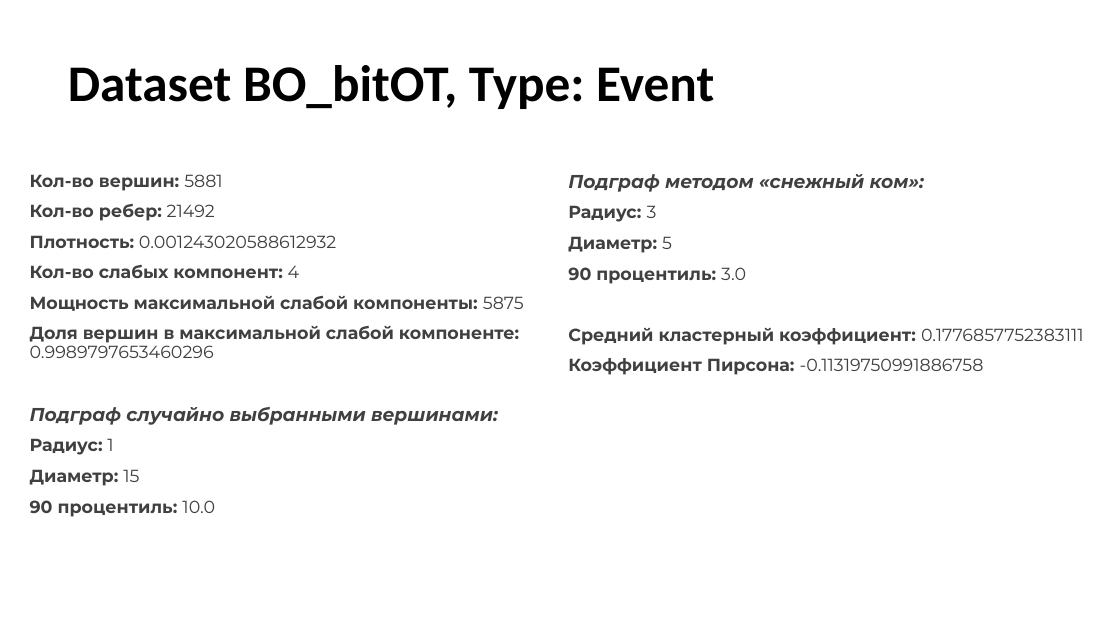
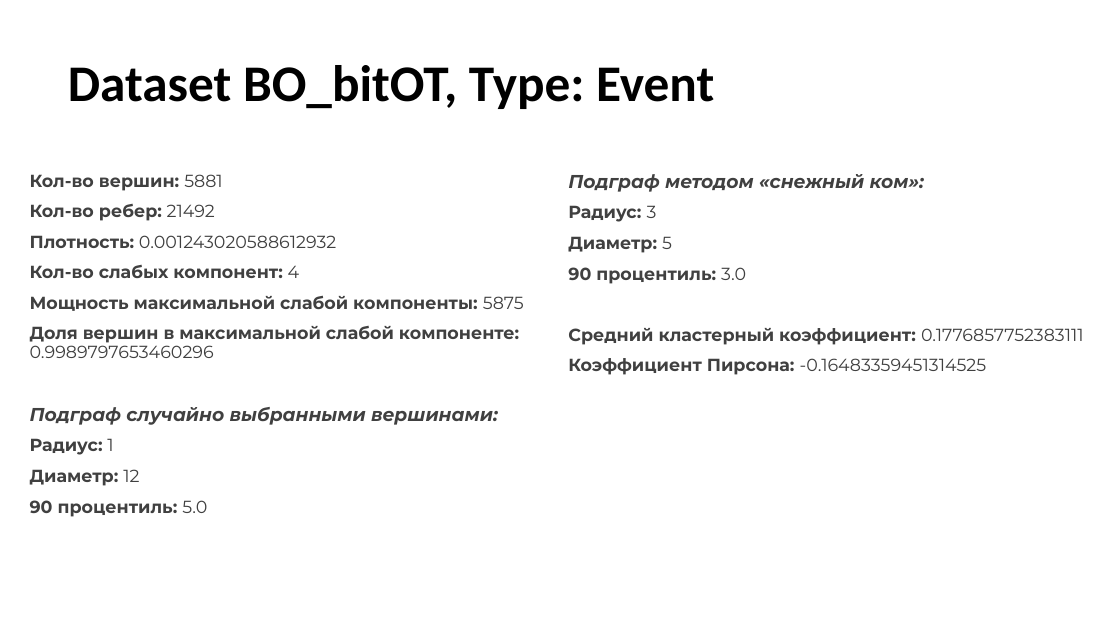
Before and after one commit to answerIII/GraphTheory2022-2023, a slide deck: slide 9 of grafy.pptx. Drawn at 1120x630 pixels with LibreOffice and Linux fonts; fonts in the diff are those of the drawing. Boxes give left, top, right and bottom in pixels: in the first picture for what was removed or moved away, otherwise in the second. Text is boxed around its words. In the diff, an @@ line names an element or a change of style, - is before the commit and + after.

```diff
--- a/grafy.pptx
+++ b/grafy.pptx
@@ text at (x1=568, y1=358, x2=987, y2=375): text changed @@
-Коэффициент Пирсона: -0.11319750991886758
+Коэффициент Пирсона: -0.16483359451314525
@@ text at (x1=30, y1=469, x2=207, y2=517): text changed @@
-Диаметр: 15
-90 процентиль: 10.0
+Диаметр: 12
+90 процентиль: 5.0
```
Also in this commit, not shown: 3 other slides changed, 13 other files.
